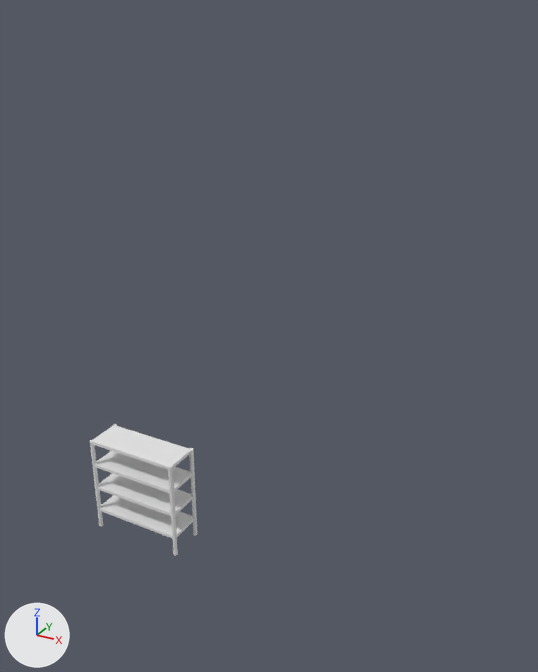
What one commit did to the Blender file blender/étagère/étagère.blend.
One viewpoint serves both versions: a 50 mm camera at (7.74, -7.95, 8.34) aimed at (2.57, 1.44, 3.65). Arrows for +X, +Y and +Z are at lower left; the lights stay in place.

Script lines for the objects in view, before the commit:
```python
me_cube_001 = bpy.data.meshes.new('Cube.001')
me_cube_001.from_pydata(...)  # a box spanning x -1.0..1.0, y -1.0..1.0, z -1.0..1.0
me_cylinder = bpy.data.meshes.new('Cylinder')
me_cylinder.from_pydata(...)  # 192 vertices, 162 faces; spans x -0.27..0.27, y -0.27..0.27, z 0.26..13.47
me_cylinder_001 = bpy.data.meshes.new('Cylinder.001')
me_cylinder_001.from_pydata(...)  # 192 vertices, 162 faces; spans x -0.27..0.27, y -0.27..0.27, z 0.26..13.47
me_cylinder_002 = bpy.data.meshes.new('Cylinder.002')
me_cylinder_002.from_pydata(...)  # 192 vertices, 162 faces; spans x -0.27..0.27, y -0.27..0.27, z 0.26..13.47
ob_cube = bpy.data.objects.new('Cube', me_cube_001)
ob_cube.location = (0.8, 0.28, 0.38)
ob_cube.scale = (0.811, 0.3, 0.0264)
_m = ob_cube.modifiers.new('Array', 'ARRAY')
_m.count = 4
_m.relative_offset_displace = (0.0, 0.0, 8.5)
ob_cylinder = bpy.data.objects.new('Cylinder', me_cylinder)
ob_cylinder.location = (0.0, 0.0, 0.0)
ob_cylinder.scale = (0.13, 0.13, 0.13)
ob_cylinder_001 = bpy.data.objects.new('Cylinder.001', me_cylinder_001)
ob_cylinder_001.location = (1.59, 0.0, 0.0)
ob_cylinder_001.scale = (0.13, 0.13, 0.13)
ob_cylinder_002 = bpy.data.objects.new('Cylinder.002', me_cylinder_002)
ob_cylinder_002.location = (1.59, 0.58, 0.0)
ob_cylinder_002.scale = (0.13, 0.13, 0.13)
```
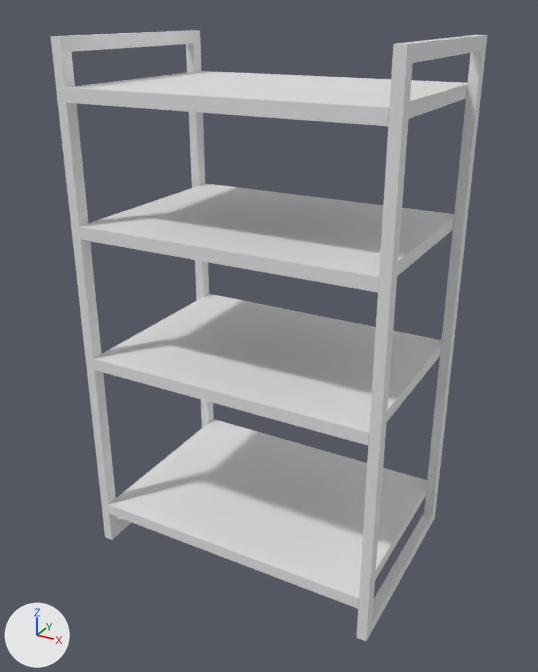
Commit message: ajout de l'étagère pour les micro-onde

The edits, one by one:
me_cube_001 is used by ob_cube; location (0.8, 0.28, 0.38); scale (0.811, 0.3, 0.0264).
me_cube_001 had 8 vertices, 6 faces and spanned x -1.0..1.0, y -1.0..1.0, z -1.0..1.0.
me_cube_001 now has 44 vertices, 40 faces and spans x -1.25..1.25, y -1.25..40.25, z -1.25..101.0.
me_cube_001 part 1: the whole mesh is rebuilt.
Mesh me_cube_007 is new.
It has 20 vertices, 12 faces and spans x 1.2..75.7, y -1.2..40.3, z 98.6..101.0.
Mesh me_cube_003 is new.
It has 44 vertices, 42 faces and spans x -1.2..1.2, y -1.2..40.3, z -1.2..101.0.
Object 'Cylinder' (ob_cylinder) is deleted.
Object 'Cylinder.001' (ob_cylinder_001) is deleted.
Object 'Cylinder.002' (ob_cylinder_002) is deleted.
Object 'Cube' (ob_cube) loses its ARRAY modifier named 'Array'.
Modifier setting removed (it was count = 4).
Modifier setting removed (it was relative_offset_displace = (0.0, 0.0, 8.5)).
Object 'Cube' (ob_cube) moves from (0.8, 0.28, 0.38) to (0.23, 0.0, 0.0).
Object 'Cube' (ob_cube) is rescaled from (0.811, 0.3, 0.0264) to (0.0614, 0.0793, 0.0793).
Object 'Cube.005' (ob_cube_005) is new; it shows me_cube_007.
Its location is (0.23, 0.0, -7.37).
Its scale is (0.0614, 0.0793, 0.0793).
Object 'Cube.004' (ob_cube_004) is new; it shows a copy of me_cube_007.
Its location is (0.23, 0.0, -2.53).
Its scale is (0.0614, 0.0793, 0.0793).
Object 'Cube.003' (ob_cube_003) is new; it shows a copy of me_cube_007.
Its location is (0.23, 0.0, -4.63).
Its scale is (0.0614, 0.0793, 0.0793).
Object 'Cube.002' (ob_cube_002) is new; it shows a copy of me_cube_007.
Its location is (0.23, 0.0, -0.63).
Its scale is (0.0614, 0.0793, 0.0793).
Object 'Cube.001' (ob_cube_001) is new; it shows me_cube_003.
Its location is (4.96, 0.0, 0.0).
Its scale is (0.0614, 0.0793, 0.0793).

Where the change shows, as pixel boxes [x1, y1, x2, y2] in the pictures (538 x 672 px):
'Cube.005', added: after [108, 419, 427, 609]
'Cube.003', added: after [93, 294, 441, 445]
'Cube.004', added: after [79, 183, 454, 293]
'Cube.001', added: after [356, 35, 487, 641]
'Cube', reshaped, moved, rescaled, modifiers changed (60% wider, 348% taller): before [93, 426, 194, 539]; after [51, 30, 213, 540]
'Cube.002', added: after [65, 71, 468, 126]
'Cylinder.001', deleted: before [168, 465, 178, 556]
'Cylinder', deleted: before [90, 440, 103, 526]
'Cylinder.002', deleted: before [189, 448, 197, 536]
